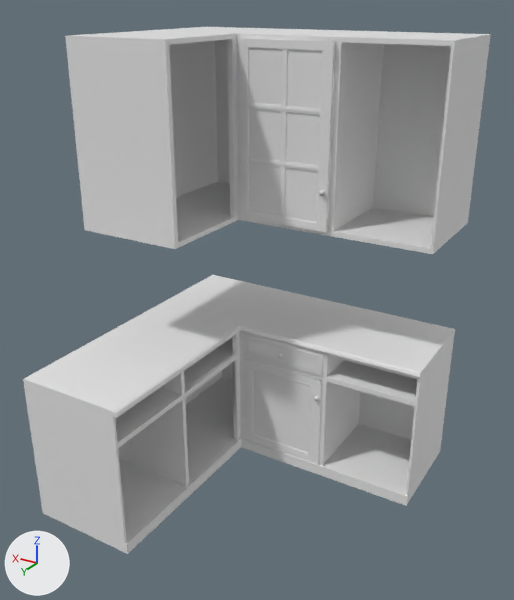
Renders of the FBX model Assets/Models/Muebles/kitchen/K_Mueble_Completo.fbx from each side of a commit.
Both versions are drawn from a 50 mm lens placed at (-1.06, -3.7, -0.42), pointed at (0.86, -6.9, -2.03). The axes (+X, +Y, +Z) are drawn at lower left. The lights are the same throughout. Where no turn or scale is listed for an object, it has been applied to the vertices.

Before the edit, the objects in view are built like this:
```python
me_mesh_055 = bpy.data.meshes.new('Mesh.055')
me_mesh_055.from_pydata(...)  # 94 vertices, 180 faces; spans x -0.526..0.022, y -0.013..0.034, z -0.002..0.606
me_mesh_055.materials.append(mat_puertaencimera)  # white #e7e7e7
me_mesh_073 = bpy.data.meshes.new('Mesh.073')
me_mesh_073.from_pydata(...)  # 49 vertices, 52 faces; spans x -1.16..0.64, y -0.65..1.16, z 0.87..0.9
me_mesh_073.materials.append(mat_encimera)  # white #e7e7e7
me_mesh_099 = bpy.data.meshes.new('Mesh.099')
me_mesh_099.from_pydata(...)  # 216 vertices, 304 faces; spans x -0.526..0.022, y 0.004..0.056, z -0.017..0.962
me_mesh_099.materials.append(mat_puertacocinaconcristal)  # white #e7e7e7
ob_encimera_005 = bpy.data.objects.new('Encimera.005', me_mesh_073)
ob_encimera_005.location = (1.096, -7.09, -3.225)
ob_puertacocinacristal = bpy.data.objects.new('PuertaCocinaCristal', me_mesh_099)
ob_puertacocinacristal.location = (1.05, -7.107, -1.6)
ob_puertaencimera2 = bpy.data.objects.new('PuertaEncimera2', me_mesh_055)
ob_puertaencimera2.location = (1.05, -7.107, -3.154)
# also in view: 'Mueble_Cocina_M' at (0.84, -6.83, -2.79); 'PuertaEncimera2.002' at (0.8, -7.32, -2.45); 'CristalPuertas' at (0.8, -7.08, -1.13); 'Mueble_Cocina_M.001' at (0.84, -7.11, -1.13)
```
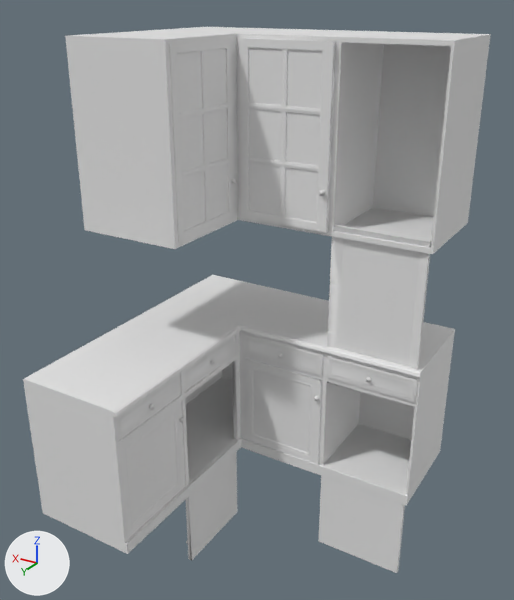
The newer file is also turned or shifted as a whole; pictures and numbers use the older file's frame.

Changed parts and their boxes (x1, y1, x2, y2) in the pictures (514 x 600 px):
'CristalPuertas001', added
    after: (338, 239, 420, 366)
'CristalPuertas002', added
    after: (177, 49, 228, 231)
'PuertaEncimera003', added
    after: (318, 464, 406, 573)
'PuertaEncimera005', added
    after: (118, 401, 185, 540)
'PuertaCocinaCristal002', added
    after: (169, 38, 237, 243)
'PuertaCocinaCristal001', added
    after: (327, 224, 431, 407)
'PuertaEncimera004', added
    after: (186, 438, 237, 561)
'PuertaEncimera2.003', added
    after: (326, 356, 418, 403)
'PuertaEncimera2.004', added
    after: (115, 374, 181, 442)
'PuertaEncimera2.005', added
    after: (184, 336, 235, 391)

Patch to the scene script:
```diff
--- a/Assets/Models/Muebles/kitchen/K_Mueble_Completo.fbx.py
+++ b/Assets/Models/Muebles/kitchen/K_Mueble_Completo.fbx.py
@@ ob_cristalpuertas001 @@
+ob_cristalpuertas001 = bpy.data.objects.new('CristalPuertas001', me_mesh_007)  # 48 vertices, 36 faces; spans x -0.465..-0.029, y 0.02..0.026, z 0.03..0.915; in mat_cristales (white #e7e7e7)
+ob_cristalpuertas001.location = (-0.02, -7.108, -1.6)
+ob_cristalpuertas001.scale = (-1.0, -1.0, -1.0)
@@ ob_puertaencimera005 @@
+ob_puertaencimera005 = bpy.data.objects.new('PuertaEncimera005', me_mesh_014)  # 94 vertices, 180 faces; spans x -0.032..0.016, y -0.526..0.022, z -0.002..0.606; in mat_puertaencimera (white #e7e7e7)
+ob_puertaencimera005.location = (1.126, -5.968, -3.154)
@@ ob_puertaencimera004 @@
+ob_puertaencimera004 = bpy.data.objects.new('PuertaEncimera004', me_mesh_013)  # 94 vertices, 180 faces; spans x -0.526..0.022, y -0.013..0.034, z -0.002..0.606; in mat_puertaencimera (white #e7e7e7)
+ob_puertaencimera004.location = (1.131, -7.045, -3.154)
+ob_puertaencimera004.rotation_euler = (0.0, 0.0, 1.575)  # degrees (0, 0, 90)
+ob_puertaencimera004.scale = (-1.0, -1.0, -1.0)
@@ ob_puertaencimera2_004 @@
+ob_puertaencimera2_004 = bpy.data.objects.new('PuertaEncimera2.004', me_mesh_015)  # 122 vertices, 184 faces; spans x -0.02..0.474, y -0.277..0.273, z -0.074..0.072; in mat_cajones (white #e7e7e7)
+ob_puertaencimera2_004.location = (1.114, -6.217, -2.446)
@@ ob_puertaencimera2_005 @@
+ob_puertaencimera2_005 = bpy.data.objects.new('PuertaEncimera2.005', me_mesh_015.copy())
+ob_puertaencimera2_005.location = (1.116, -6.796, -2.446)
@@ ob_puertaencimera003 @@
+ob_puertaencimera003 = bpy.data.objects.new('PuertaEncimera003', me_mesh_013.copy())
+ob_puertaencimera003.location = (-0.027, -7.108, -3.154)
+ob_puertaencimera003.scale = (-1.0, -1.0, -1.0)
@@ ob_puertaencimera2_003 @@
+ob_puertaencimera2_003 = bpy.data.objects.new('PuertaEncimera2.003', me_mesh_012)  # 122 vertices, 184 faces; spans x -0.277..0.271, y -0.473..0.02, z -0.074..0.072; in mat_cajones (white #e7e7e7)
+ob_puertaencimera2_003.location = (0.224, -7.094, -2.446)
@@ ob_puertacocinacristal002 @@
+ob_puertacocinacristal002 = bpy.data.objects.new('PuertaCocinaCristal002', me_mesh_010)  # 216 vertices, 304 faces; spans x -0.056..-0.004, y -0.526..0.022, z -0.017..0.962; in mat_puertacocinaconcristal (white #e7e7e7)
+ob_puertacocinacristal002.location = (1.138, -6.542, -1.6)
@@ ob_cristalpuertas002 @@
+ob_cristalpuertas002 = bpy.data.objects.new('CristalPuertas002', me_mesh_009)  # 48 vertices, 36 faces; spans x -0.026..-0.02, y -0.465..-0.029, z 0.03..0.915; in mat_cristales (white #e7e7e7)
+ob_cristalpuertas002.location = (1.138, -6.542, -1.6)
@@ ob_puertacocinacristal001 @@
+ob_puertacocinacristal001 = bpy.data.objects.new('PuertaCocinaCristal001', me_mesh_008)  # 216 vertices, 304 faces; spans x -0.526..0.022, y 0.004..0.056, z -0.017..0.962; in mat_puertacocinaconcristal (white #e7e7e7)
+ob_puertacocinacristal001.location = (-0.02, -7.108, -1.6)
+ob_puertacocinacristal001.scale = (-1.0, -1.0, -1.0)
```
